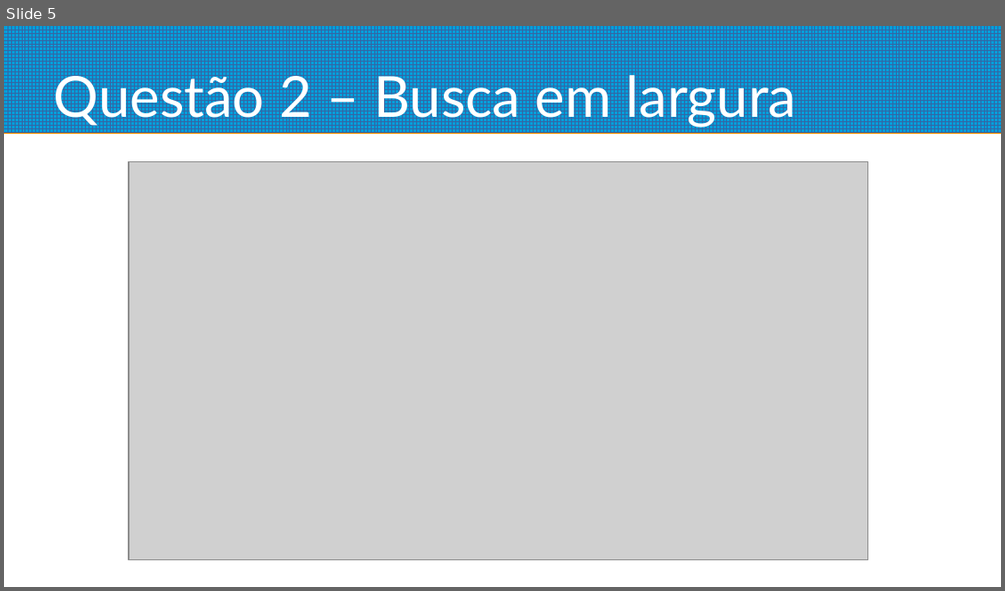
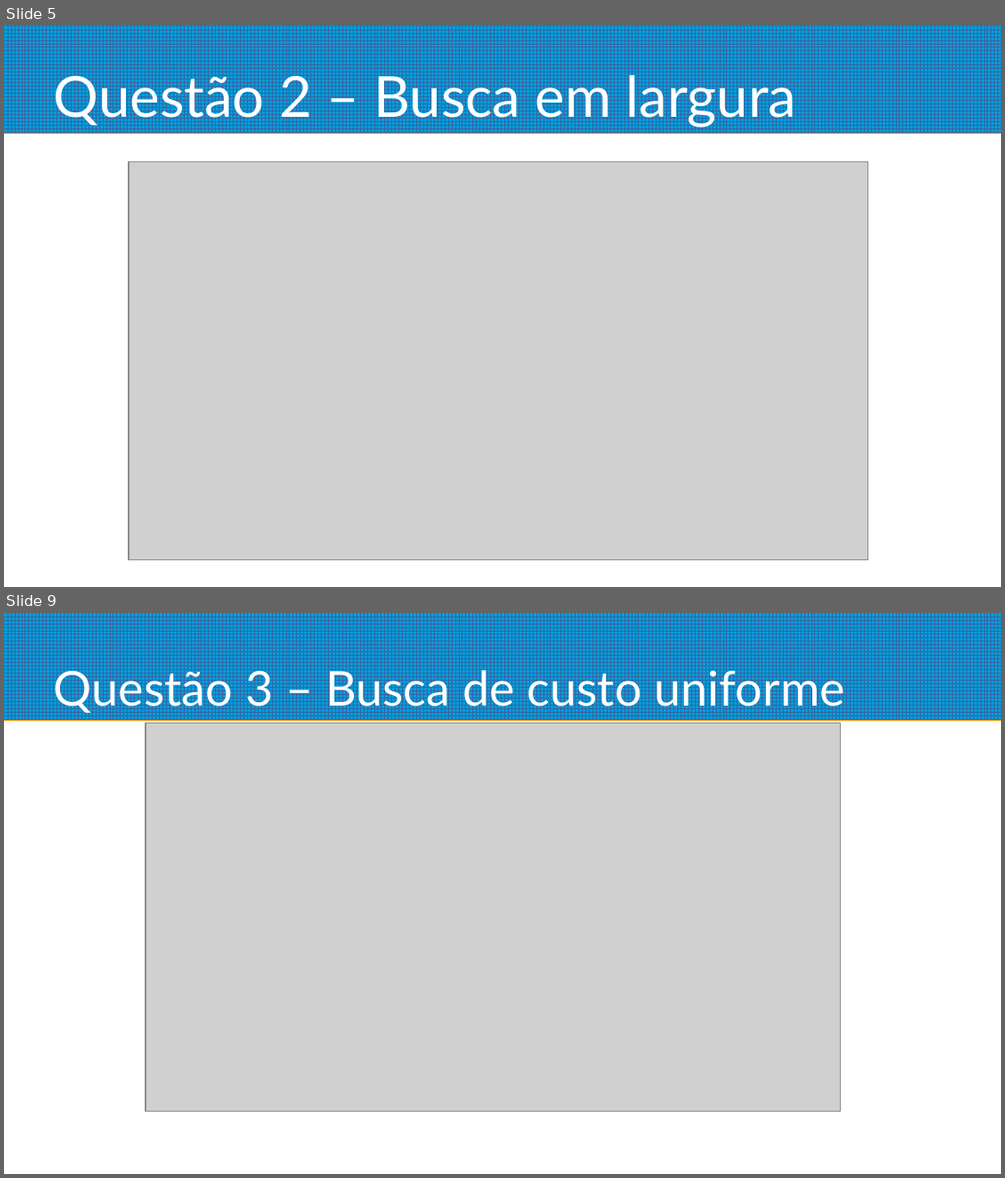
Before and after one commit to krugerleo/cs188, a slide deck: project1/apresentacao.odp. Shown one above the other, each under a label of ours: slide 5 before the commit, slides 5 and 9 after it; the slides between them are not shown. The pictures are 1005x591 and 1005x1178 pixels, drawn with LibreOffice and Linux fonts; fonts in the diff are those of the drawing; grey boxes stand for pictures. Boxes give left, top, right and bottom in pixels: in the first picture for what was removed or moved away, otherwise in the second. Text is boxed around its words. In the diff, an @@ line names an element or a change of style, - is before the commit and + after.

```diff
--- a/project1/apresentacao.odp
+++ b/project1/apresentacao.odp
@@ slide 9 added at [4,613,1001,1174], background #FFFFFF; not listed: 1 template element that a slide beside it also shows @@
@@ title added at [54,664,845,714], 38.2 pt, text #FFFFFF @@
+Questão 3 – Busca de custo uniforme
@@ picture added at [146,723,841,1111] @@
```
Also in this commit, not shown: 4 slides changed, 8 other slides added, 1 slide removed, 8 other files.
